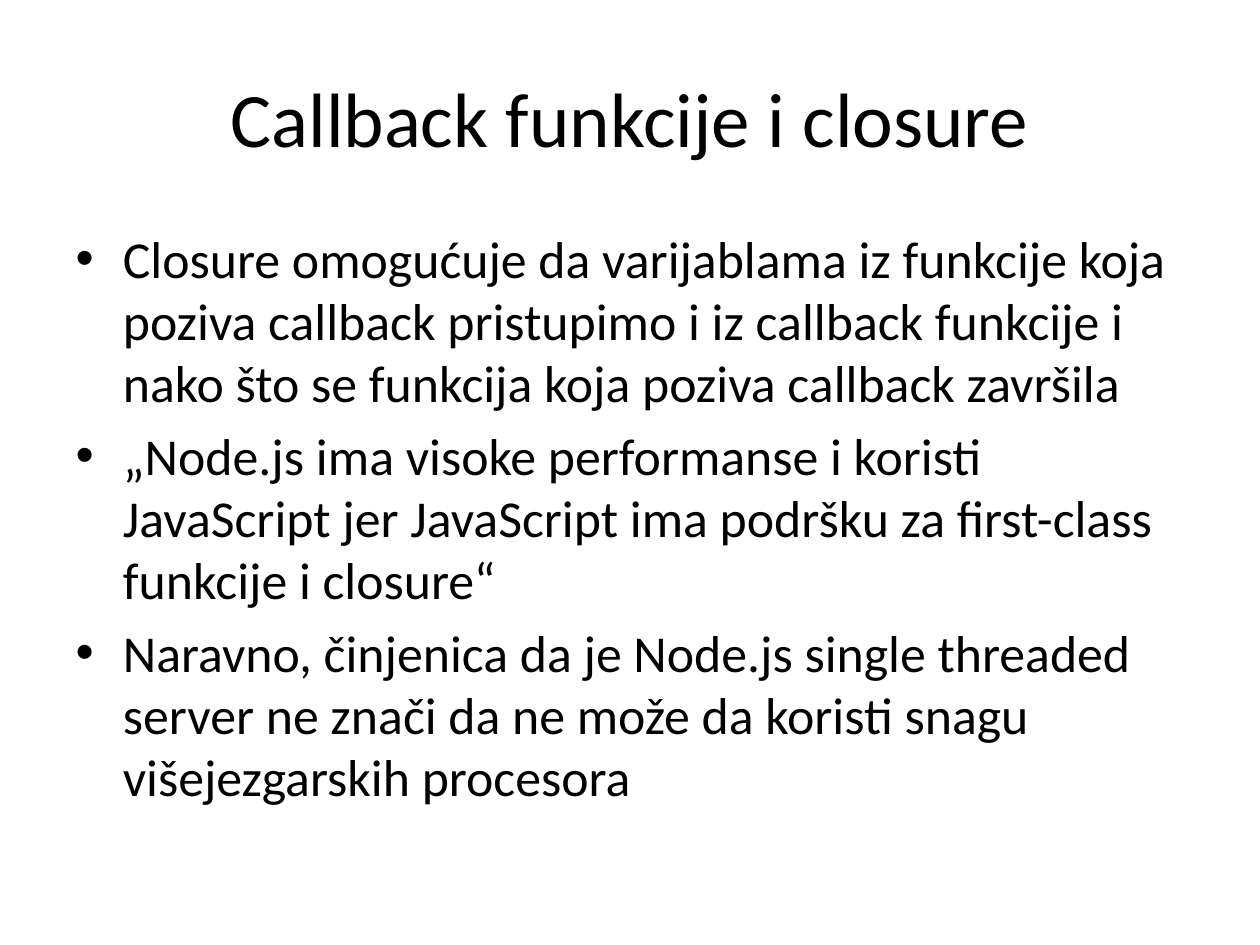
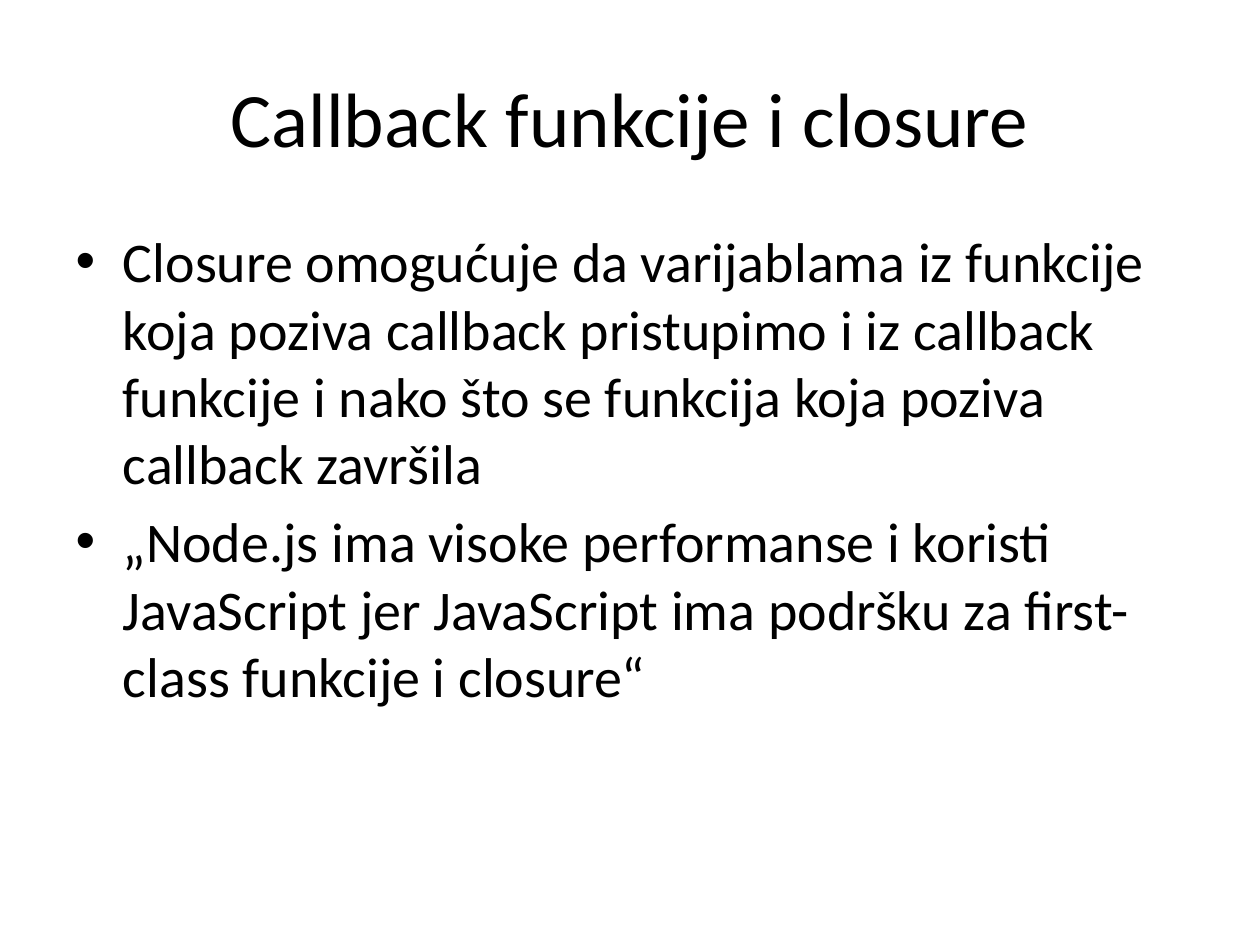
Before and after one commit to XWS2016/BackEnd, a slide deck: slide 14 of 01_Node/BackEnd_01_Node.pptx. Drawn at 1260x945 pixels with LibreOffice and Linux fonts; fonts in the diff are those of the drawing. Boxes give left, top, right and bottom in pixels: in the first picture for what was removed or moved away, otherwise in the second. Text is boxed around its words. In the diff, an @@ line names an element or a change of style, - is before the commit and + after.

```diff
--- a/01_Node/BackEnd_01_Node.pptx
+++ b/01_Node/BackEnd_01_Node.pptx
@@ text "Closure omogućuje da varijablama iz ..." at (123, 243, 1144, 707): size 29.6 to 32 pt @@
@@ text at (123, 636, 1131, 805): paragraph removed @@
-• Naravno, činjenica da je Node.js single threaded server ne znači da ne može da koristi snagu višejezgarskih procesora
```
Also in this commit, not shown: 8 other slides changed, 13 other files.
